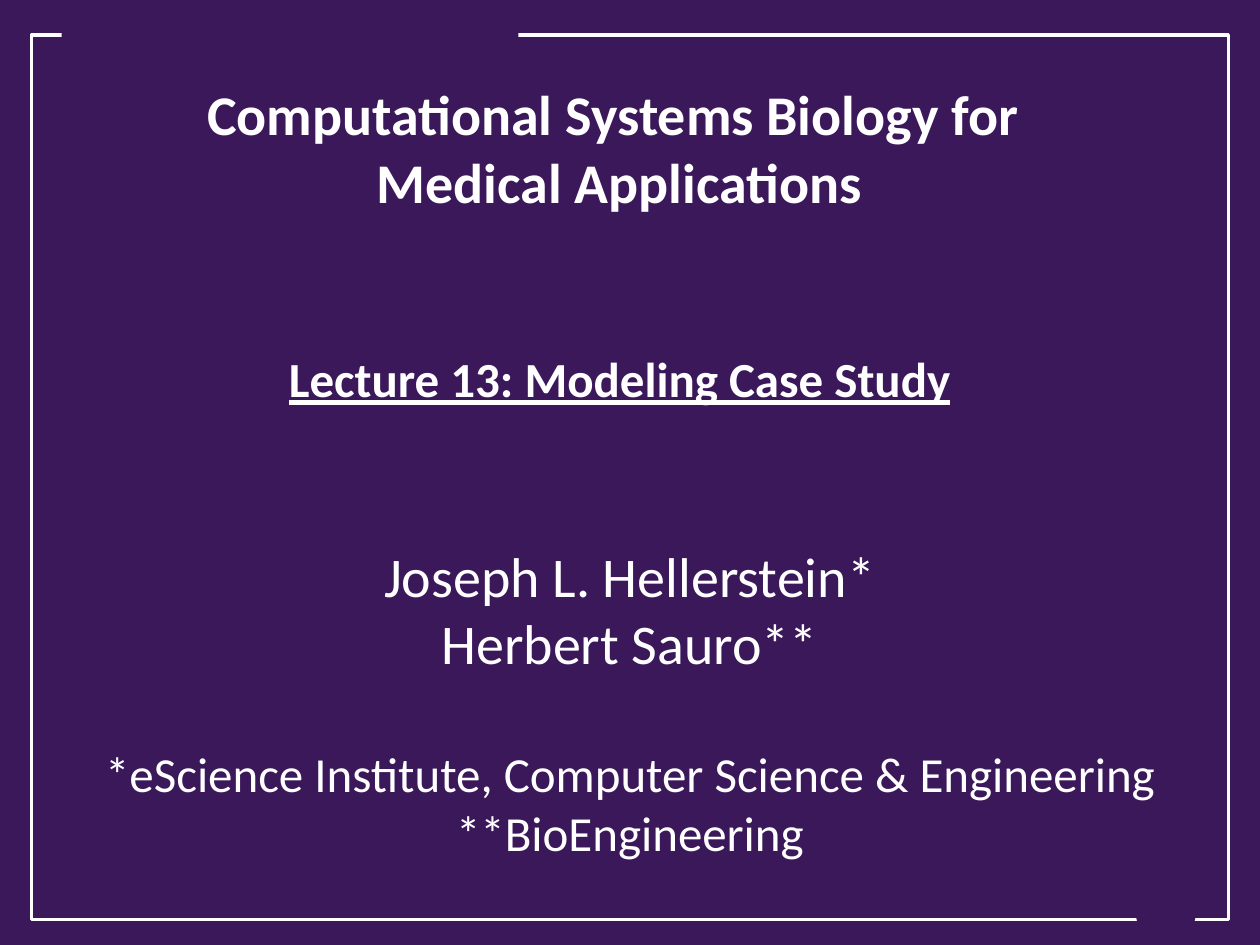
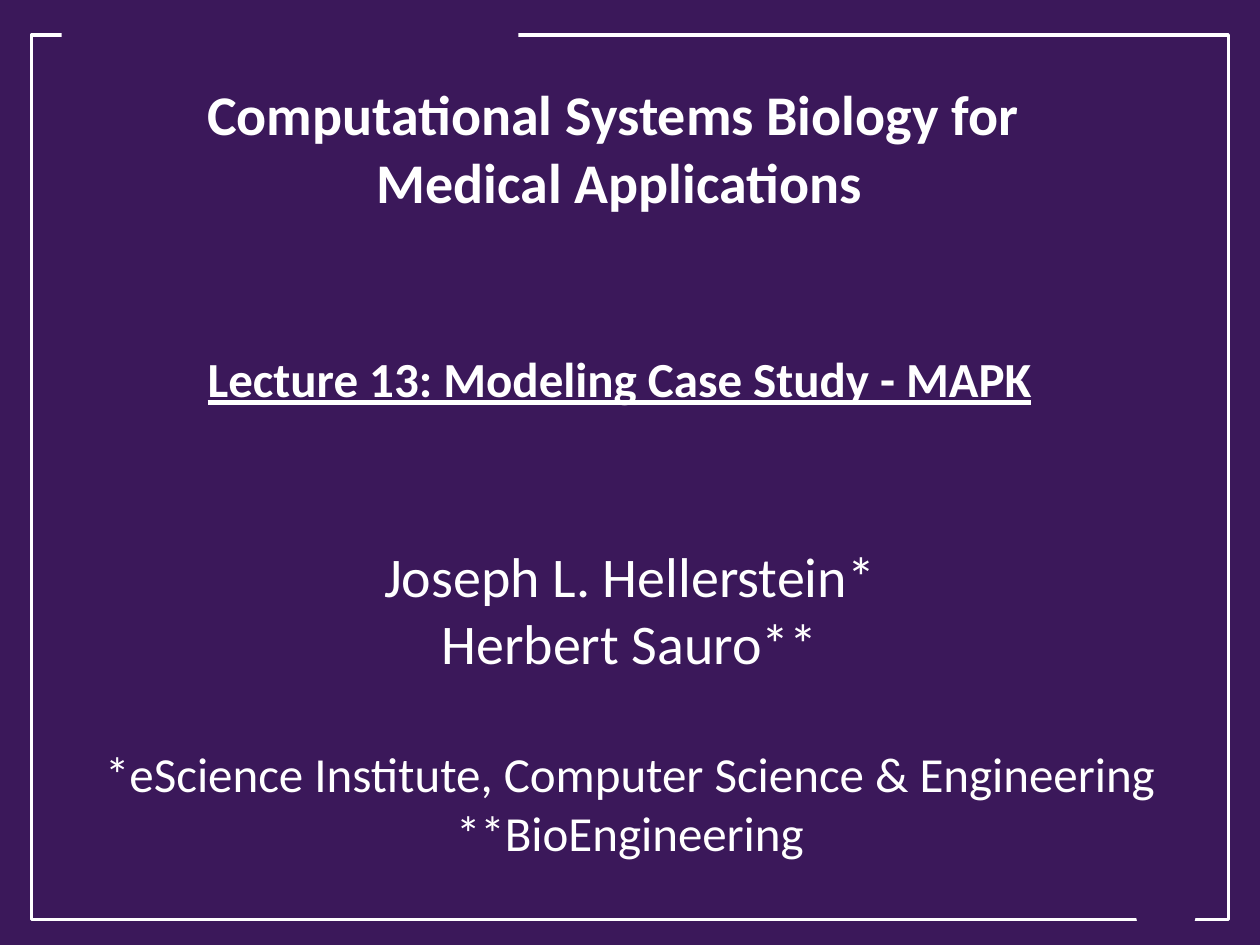
Before and after one commit to ModelEngineering/advancing-biomedical-models, a slide deck: slide 1 of lectures/lecture_13/Lecture_13_Modeling_Case_Study.pptx. Drawn at 1260x945 pixels with LibreOffice and Linux fonts; fonts in the diff are those of the drawing; background and template pictures are left out. Boxes give left, top, right and bottom in pixels: in the first picture for what was removed or moved away, otherwise in the second. Text is boxed around its words. In the diff, an @@ line names an element or a change of style, - is before the commit and + after.

Commit message:
Updated slides

```diff
--- a/lectures/lecture_13/Lecture_13_Modeling_Case_Study.pptx
+++ b/lectures/lecture_13/Lecture_13_Modeling_Case_Study.pptx
@@ title at (207,95,1031,406): text changed @@
-Computational Systems Biology for
-Medical Applications
-Lecture 13: Modeling Case Study
+Computational Systems Biology for
+Medical Applications
+Lecture 13: Modeling Case Study - MAPK
```
Also in this commit, not shown: 2 other slides changed, 3 slides removed, 1 other file.
